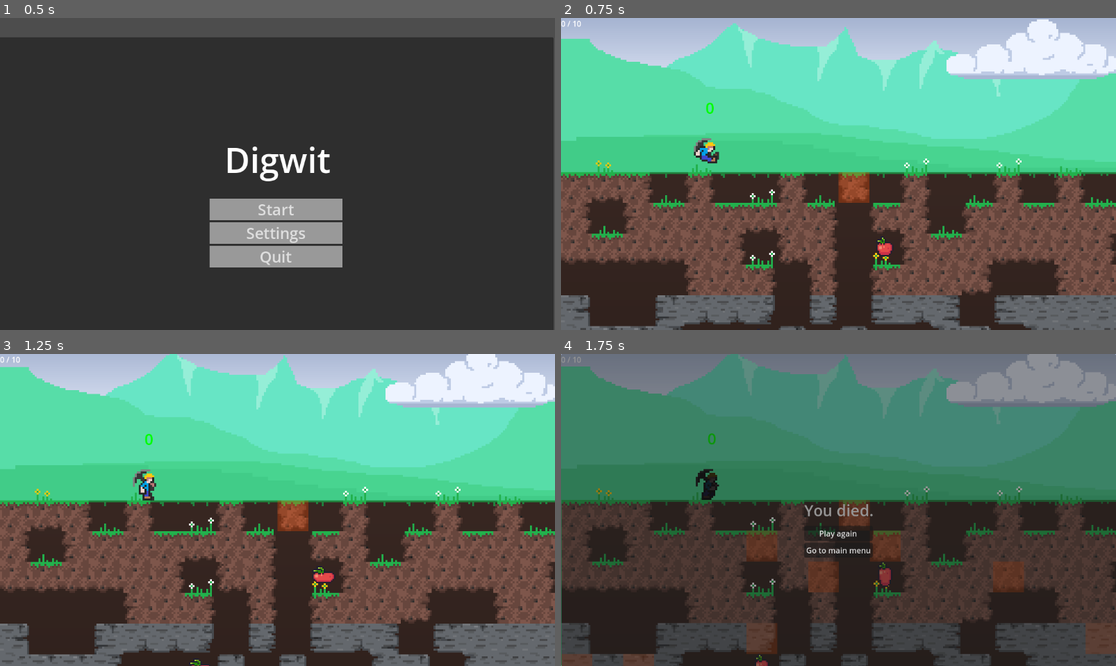
Above: before the commit, frames 1-4 (two rows, left to right).
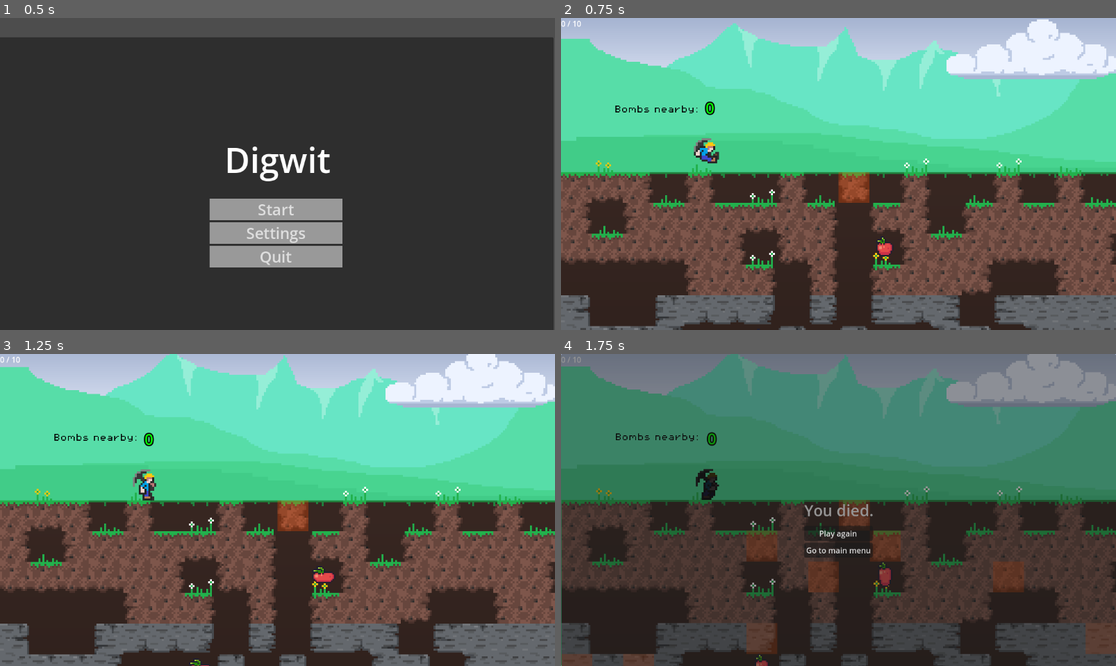
Above: after the commit, the same moments.

Repository: d-v-b/ld58
Game: Godot game, scene res://scenes/main_menu.tscn
Two runs of this game, one before a commit and one after it. Both use one fixed random seed, a clock stepped at 60 frames per second and the inputs below.
Inputs (mouse positions are in pixels of both pictures, inside the frame that each line leads up to):
- Up to frame 1 (0.5 s): no input
- Up to frame 2 (0.75 s): click "Start" at 0.5 s
- Up to frame 3 (1.25 s): no input
- Up to frame 4 (1.75 s): move the mouse to (577, 363) at 1.27 s; hold D (move_right) from 1.28 s (still down); tap X (action_die) at 1.35 s; tap Space (action_jump) at 1.52 s

Frame 1 is identical in both runs. In frame 2, 0.2% of the frame differs, in the area x 9-28%, y 26-32%; in frame 3, 0.2%; in frame 4, 0.2%.

Commit message:
added text and bomb meter outline

Diff:
--- a/Collector/scenes/game.tscn
+++ b/Collector/scenes/game.tscn
@@ -6,7 +6,8 @@
 [ext_resource type="Script" uid="uid://upb4cf8v7m5a" path="res://scripts/world_tile.gd" id="3_vtaks"]
 [ext_resource type="PackedScene" uid="uid://bgh183yp2hi7y" path="res://scenes/hud.tscn" id="4_lbhrr"]
 [ext_resource type="Script" uid="uid://c8d5eey6t21gm" path="res://scripts/bomb_count_label.gd" id="5_0tnpc"]
-[ext_resource type="Script" path="res://scripts/camera_2d.gd" id="5_gee14"]
+[ext_resource type="Script" uid="uid://1cvln46xw26y" path="res://scripts/camera_2d.gd" id="5_gee14"]
+[ext_resource type="FontFile" uid="uid://dakrty3k5eh2s" path="res://assets/PixelOperator8.ttf" id="10_vtaks"]
 [ext_resource type="Texture2D" uid="uid://gbir15ew0fxx" path="res://assets/underground_background.png" id="12_dinhu"]
 [ext_resource type="PackedScene" uid="uid://d2oyp2jbjhicj" path="res://scenes/parallax_background.tscn" id="13_kvuet"]
 
@@ -249,6 +250,7 @@
 offset_top = -126.0
 offset_right = 35.0
 offset_bottom = -16.0
+theme_override_constants/outline_size = 10
 theme_override_font_sizes/font_size = 32
 text = "5"
 script = ExtResource("5_0tnpc")
@@ -340,3 +342,13 @@
 
 [node name="Bottom" type="CollisionShape2D" parent="WorldBoundaries"]
 shape = SubResource("WorldBoundaryShape2D_vtaks")
+
+[node name="Label" type="Label" parent="."]
+offset_left = 111.0
+offset_top = -138.0
+offset_right = 463.0
+offset_bottom = -93.0
+theme_override_colors/font_color = Color(0, 0, 0, 1)
+theme_override_fonts/font = ExtResource("10_vtaks")
+theme_override_font_sizes/font_size = 16
+text = "Bombs nearby:"
--- a/Collector/scripts/bomb_count_label.gd
+++ b/Collector/scripts/bomb_count_label.gd
@@ -1,5 +1,4 @@
 extends Label
-
 
 func update_count(bombs_nearby: int) -> void:
 	text = str(bombs_nearby)
--- a/Collector/scripts/game.gd
+++ b/Collector/scripts/game.gd
@@ -6,7 +6,7 @@
 @export var diamonds = 10
 
 var diamonds_collected = 0
-var score = 30
+var score = 0
 
 
 func _ready():
Binary file added: Collector/assets/PixelOperator8.ttf
Not shown, added: Collector/assets/PixelOperator8.ttf.import
Not shown: 1 places in Collector/scenes/game.tscn that only renumber resources
